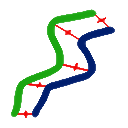
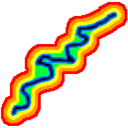
The second 128 × 128 image is a revision of the first. Changes to its layers:
showed "Layer", moved it above "Layer #1", painted on it over [0, 1, 128, 126]
painted on "Layer #1" over [0, 1, 128, 126]
removed layer "Layer #2" over [13, 12, 112, 118]
